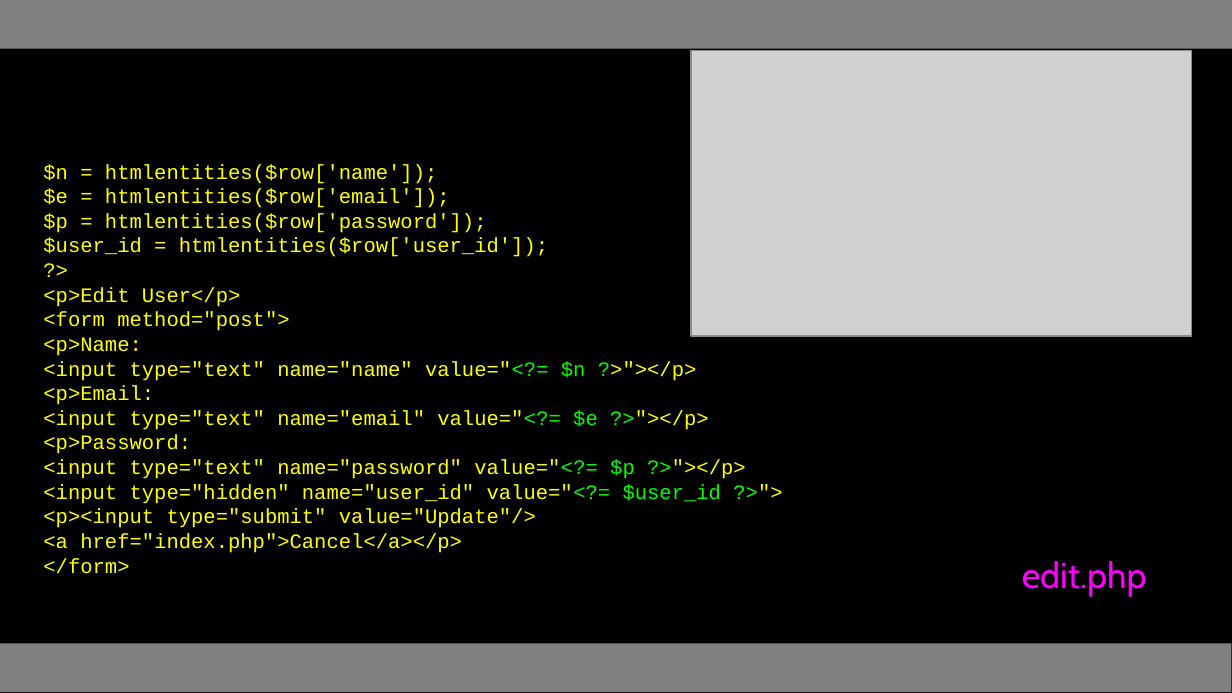
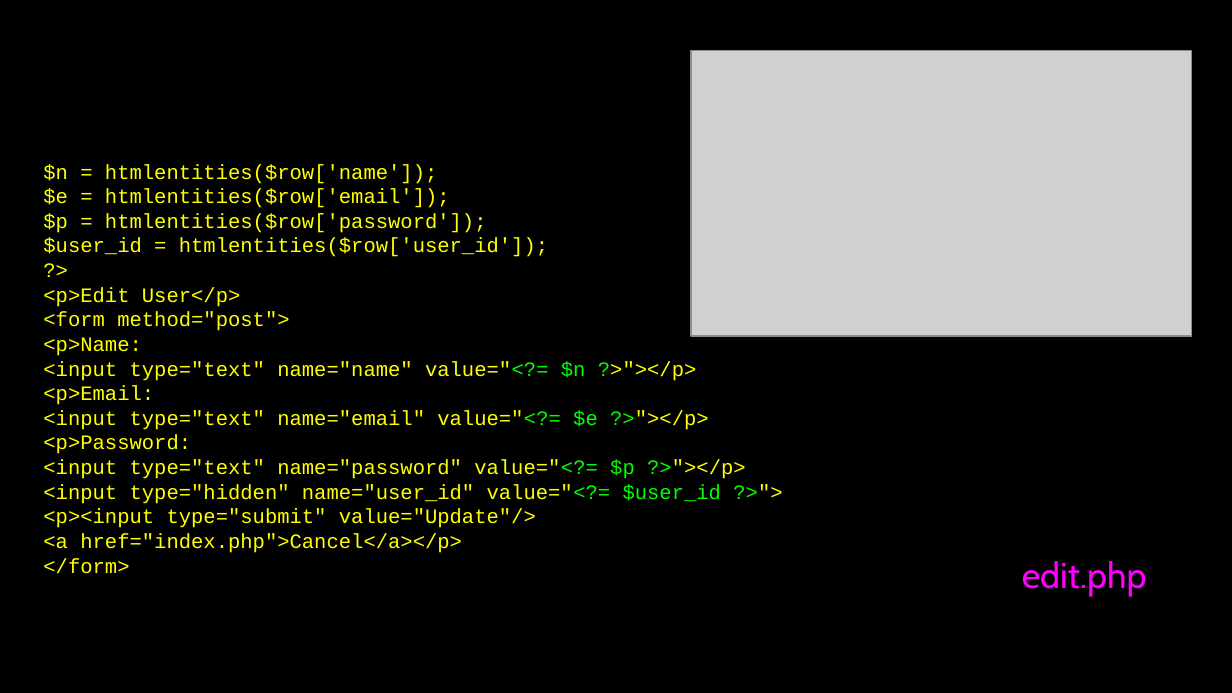
Before and after one commit to csev/wa4e, a slide deck: slide 14 of lectures/PHP-10-CRUD.ppt. Drawn at 1232x693 pixels with LibreOffice and Linux fonts; fonts in the diff are those of the drawing; grey boxes stand for pictures. Boxes give left, top, right and bottom in pixels: in the first picture for what was removed or moved away, otherwise in the second. Text is boxed around its words. In the diff, an @@ line names an element or a change of style, - is before the commit and + after.

```diff
--- a/lectures/PHP-10-CRUD.ppt
+++ b/lectures/PHP-10-CRUD.ppt
@@ rectangle removed at box(0, 0, 1232, 49) @@
@@ rectangle at box(0, 643, 1232, 692): fill #808080 to #000000 @@
```
Also in this commit, not shown: 16 other slides changed, 1 other file.
